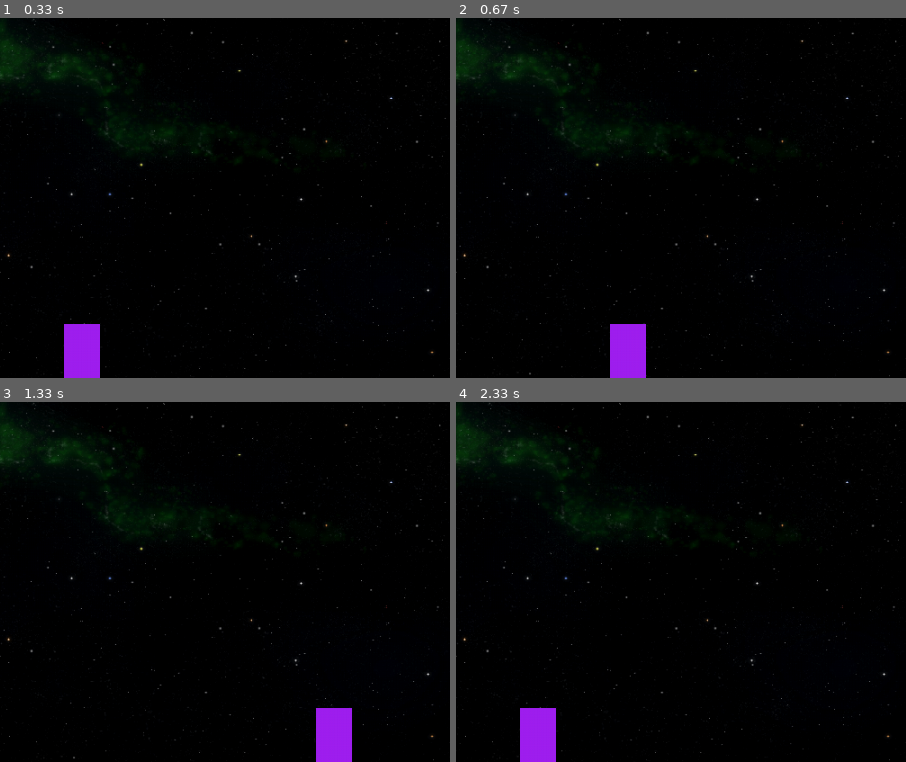
Above: before the commit, frames 1-4 (two rows, left to right).
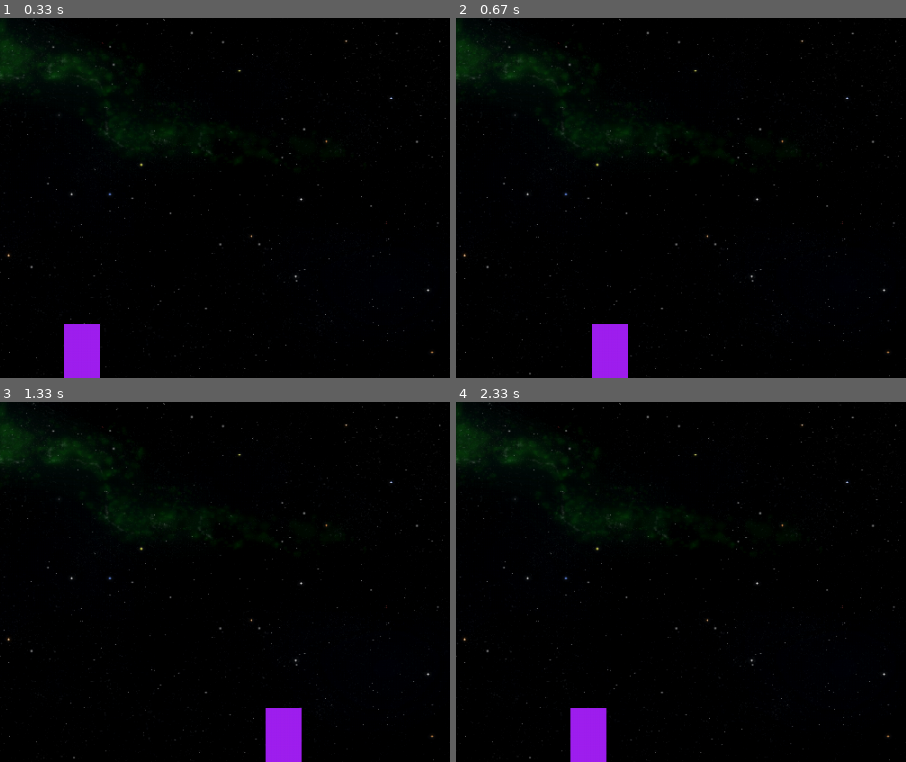
Above: after the commit, the same moments.

Repository: AmirmasoudCS/Pygame-Course
Game: pygame game, started from project_01/main.py
Two runs of this game, one before a commit and one after it. Both use one fixed random seed, a clock stepped at 60 frames per second and the inputs below.
Inputs:
- Up to frame 1 (0.33 s): no input
- Up to frame 2 (0.67 s): hold Right from 0.33 s (still down)
- Up to frame 3 (1.33 s): release Right at 0.8 s; hold Right 0.83-1.3 s
- Up to frame 4 (2.33 s): hold Left 1.33-1.87 s; hold Left 1.9-2.3 s
The pictures show only the part of the screen within x 43-93%, y 50-100%; the shares and areas given below are measured in that part.

Frame 1 is identical in both runs. In frame 2, 1.2% of the frame differs, in the area x 30-43%, y 85-100%; in frame 3, 2.4%, in the area x 58-79%, y 85-100%; in frame 4, 2.4%.

Commit message:
Adjusting the player movement

Diff:
--- a/project_01/main.py
+++ b/project_01/main.py
@@ -12,7 +12,7 @@
 PLAYER_WIDTH = 40
 PLAYER_HEGIHT = 60
 
-PLAYER_VEL = 5
+PLAYER_VEL = 3.5
 
 def draw(player):
     WIN.blit(BG, (0, 0))
